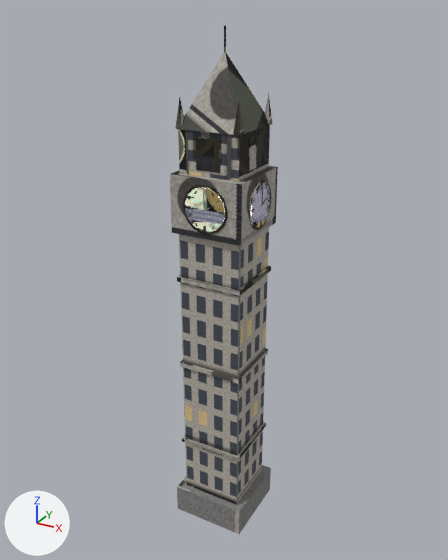
An edit to the FBX model Content/Assets/Locations/City/SM_ClockTower.fbx, drawn before and after from the same camera.
One viewpoint serves both versions: a 50 mm camera at (34.1, -62.3, 66.3) aimed at (-0.4, 0.5, 34.9). The axes (+X, +Y, +Z) are drawn at lower left. The lights are the same throughout. The picture after the commit comes second. Objects named as collision shapes, trigger or cutter boxes, shadow casters or lower levels of detail are left out.

In view in the first picture: 'SM_ClockTower'.
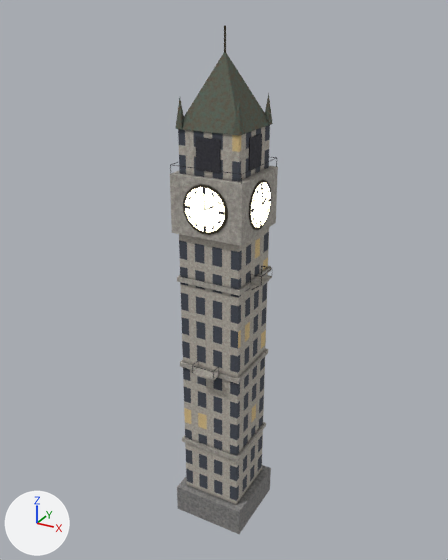
What the commit changed:
me_sm_clocktower is used by ob_sm_clocktower; location (0.0, 0.0, 0.0).
me_sm_clocktower had 829 vertices, 579 faces and spanned x -5.0..5.0, y -5.0..5.0, z 0.0..64.5.
me_sm_clocktower now has 1053 vertices, 747 faces and spans x -5.0..5.7, y -5.7..5.0, z 0.0..64.5.
me_sm_clocktower part 1: a new loose piece, a box spanning x -1.5..1.5, y -5.7..-4.3, z 24.05..24.3, in mat_m_city_clocktower (picture img_t_city_clocktower_png).
me_sm_clocktower part 2: a new loose piece, a box spanning x 4.3..5.7, y -1.5..1.5, z 36.05..36.3, in mat_m_city_clocktower (picture img_t_city_clocktower_png).
me_sm_clocktower part 3: a new loose piece, a box spanning x -4.5..4.5, y -4.528..-4.472, z 50.022..50.078, in mat_m_city_clocktower (picture img_t_city_clocktower_png).
me_sm_clocktower part 4: 573 kept faces spanning x -5.0..5.0, y -5.0..5.0, z 0.0..64.5 get new texture (UV) coordinates.
Other edits to the shape of me_sm_clocktower do not show in these pictures.

Boxes (x1, y1, x2, y2) around the edits, measured in the pictures (448 x 560 px):
part 1 of me_sm_clocktower, added: after (192, 368, 219, 381)
part 2 of me_sm_clocktower, added: after (251, 274, 272, 287)
part 3 of me_sm_clocktower, added: after (173, 165, 242, 175)
part 4 of me_sm_clocktower, surface changed: (170, 45, 278, 534) in both
